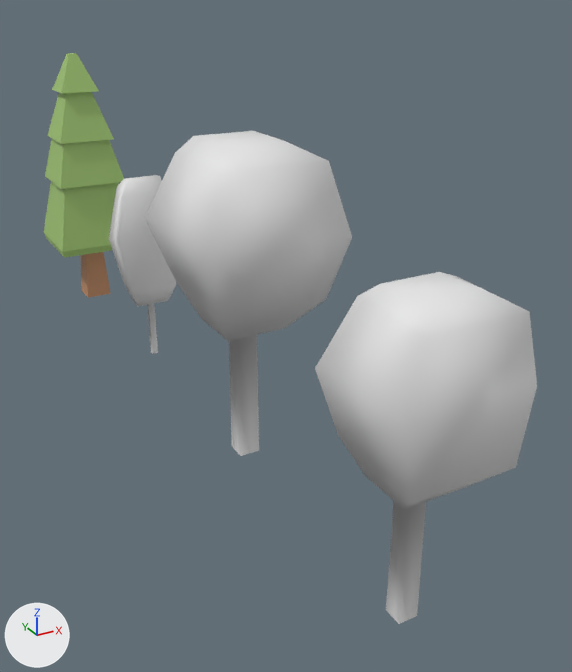
An edit to the Blender file SourceData/Trees.blend, drawn before and after from the same camera.
Both versions are drawn from a camera (50 mm lens) standing at (-4.19, -8.17, 6.02) and looking at (1.08, 1.4, 1.24). Every picture has the same lights, and +X, +Y and +Z are marked at lower left. The picture after the commit comes second.

The older version as bpy lines, for what is in view:
```python
me_cube = bpy.data.meshes.new('Cube')
me_cube.from_pydata(...)  # 28 vertices, 25 faces; spans x -3.2..3.9, y -3.9..4.5, z 0.0..16.5
me_cube.polygons.foreach_set('use_smooth', [True] * 25)
me_cube_001 = bpy.data.meshes.new('Cube.001')
me_cube_001.from_pydata(...)  # 44 vertices, 41 faces; spans x -0.74..0.74, y -0.74..0.74, z -0.03..4.57
me_cube_001.materials.append(mat_material)  # picture img_tree
me_cube_003 = bpy.data.meshes.new('Cube.003')
me_cube_003.from_pydata(...)  # 28 vertices, 25 faces; spans x -3.2..3.9, y -3.2..3.6, z 0.0..16.5
me_cube_003.polygons.foreach_set('use_smooth', [True] * 25)
me_cube_004 = bpy.data.meshes.new('Cube.004')
me_cube_004.from_pydata(...)  # 28 vertices, 25 faces; spans x -3.19..2.74, y -4.29..3.59, z 0.0..13.31
me_cube_004.polygons.foreach_set('use_smooth', [True] * 25)
ob_tree01 = bpy.data.objects.new('Tree01', me_cube_003)
ob_tree01.location = (0.0, -3.08, 0.0)
ob_tree01.scale = (0.209, 0.206, 0.223)
ob_tree02 = bpy.data.objects.new('Tree02', me_cube)
ob_tree02.location = (0.0, 0.64, 0.0)
ob_tree02.scale = (0.264, 0.264, 0.264)
ob_tree03 = bpy.data.objects.new('Tree03', me_cube_004)
ob_tree03.location = (0.0, 4.36, 0.0)
ob_tree03.scale = (0.177, 0.0791, 0.239)
ob_tree04 = bpy.data.objects.new('Tree04', me_cube_001)
ob_tree04.location = (0.0, 8.0, 0.0)
ob_tree04.scale = (1.06, 1.06, 1.06)
```
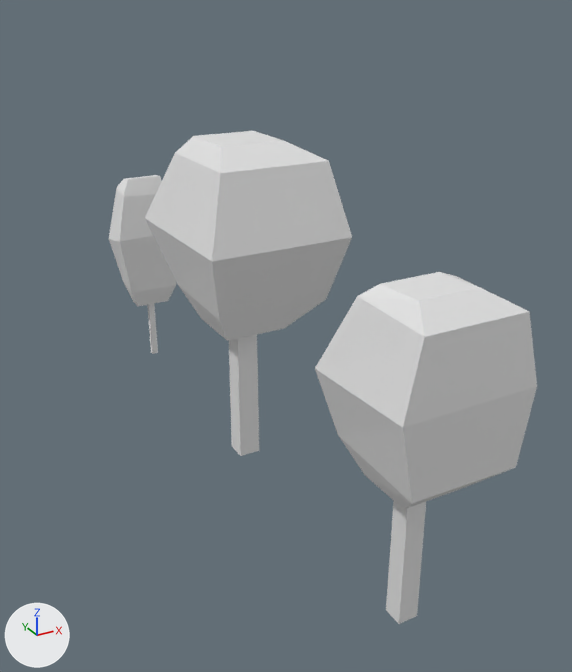
Where the change shows, as pixel boxes (x1, y1, x2, y2) in the pictures (572 x 672 px):
'Tree04', deleted (green)
    before: (44, 53, 124, 298)
part 1 of me_cube, shading changed
    both: (145, 131, 352, 456)
part 2 of me_cube_003, shading changed
    both: (315, 272, 530, 624)

The change, as a diff of the scene's bpy script:
```diff
--- a/SourceData/Trees.blend.py
+++ b/SourceData/Trees.blend.py
@@ me_cube @@
 me_cube.from_pydata(...)  # 28 vertices, 25 faces; spans x -3.2..3.9, y -3.9..4.5, z 0.0..16.5
 # used by ob_tree02; location = (0.0, 0.64, 0.0); scale = (0.264, 0.264, 0.264)
+# me_cube part 1: all faces are now shaded flat (25 of 25 changed)
@@ me_cube_003 @@
 me_cube_003.from_pydata(...)  # 28 vertices, 25 faces; spans x -3.2..3.9, y -3.2..3.6, z 0.0..16.5
 # used by ob_tree01; location = (0.0, -3.08, 0.0); scale = (0.209, 0.206, 0.223)
+# me_cube_003 part 2: all faces are now shaded flat (25 of 25 changed)
@@ ob_tree04 @@
-ob_tree04 = bpy.data.objects.new('Tree04', me_cube_001)
-ob_tree04.location = (0.0, 8.0, 0.0)
-ob_tree04.scale = (1.06, 1.06, 1.06)
```
